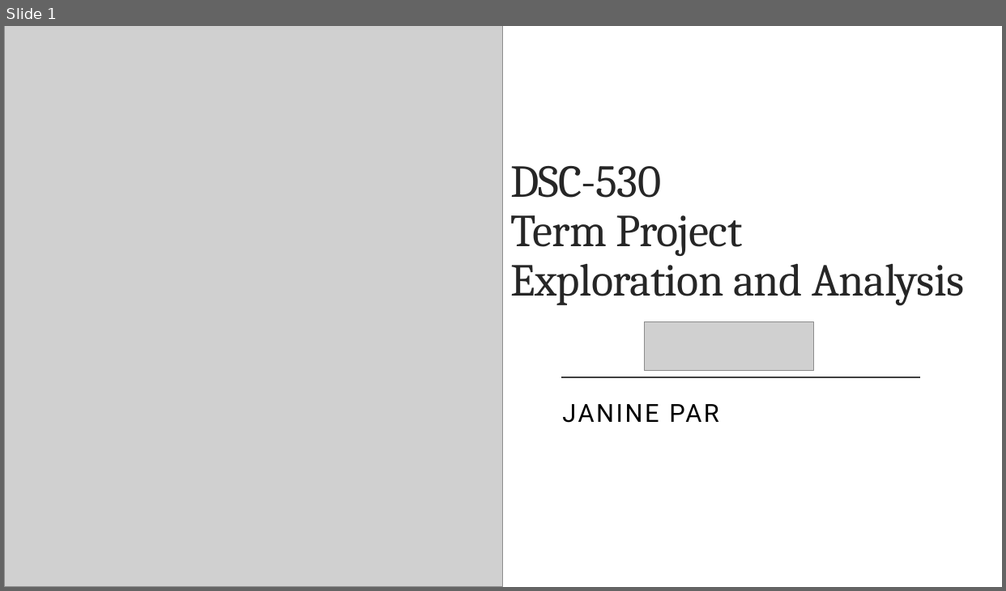
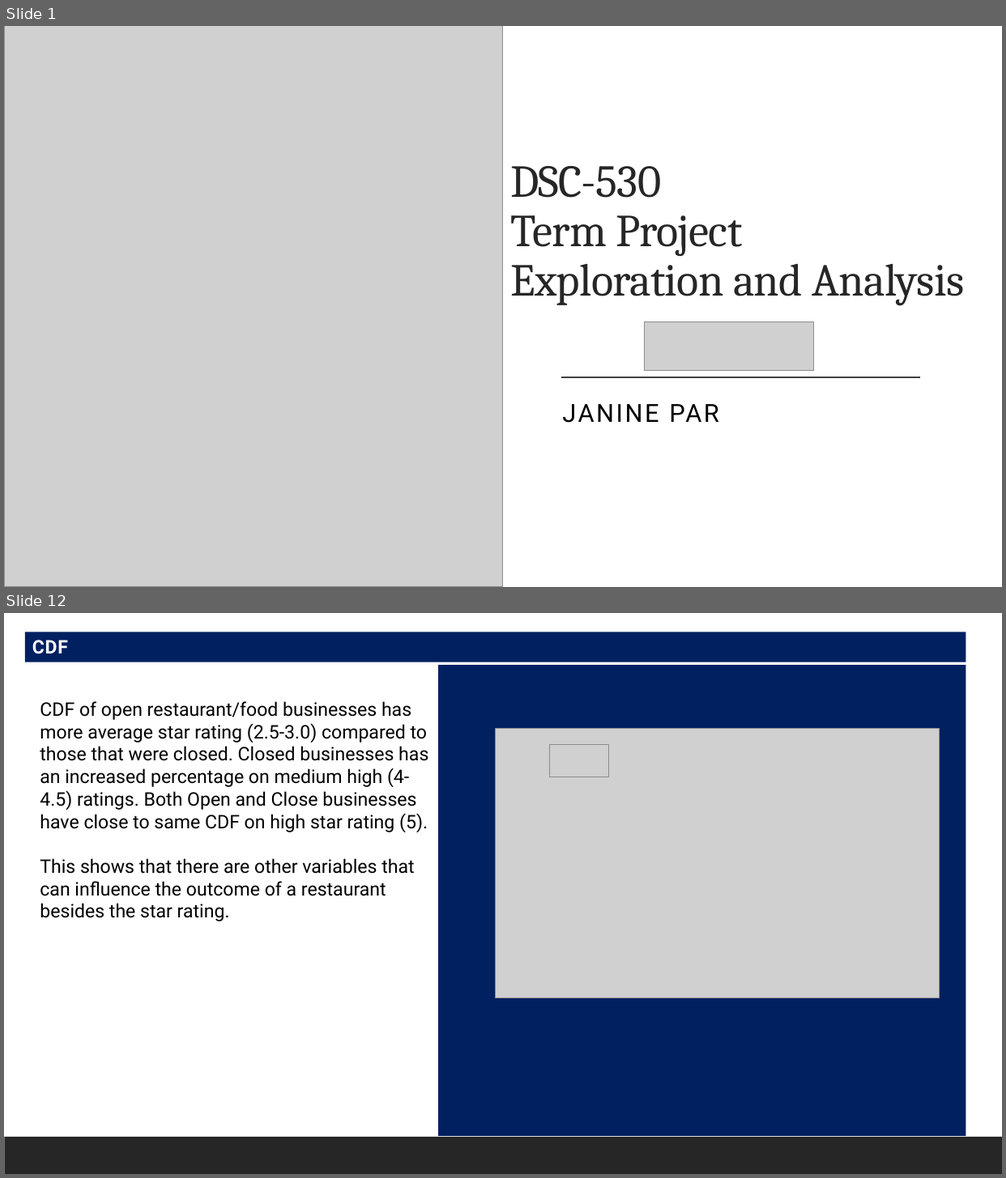
Before and after one commit to Tutay0913JP/DSC530, a slide deck: ParJanineDSC530-T303Week12_YelpDataset.pptx. Shown one above the other, each under a label of ours: slide 1 before the commit, slides 1 and 12 after it; the slides between them are not shown. The pictures are 1006x591 and 1006x1178 pixels, drawn with LibreOffice and Linux fonts; fonts in the diff are those of the drawing; grey boxes stand for pictures. Boxes give left, top, right and bottom in pixels: in the first picture for what was removed or moved away, otherwise in the second. Text is boxed around its words. In the diff, an @@ line names an element or a change of style, - is before the commit and + after.

```diff
--- a/ParJanineDSC530-T303Week12_YelpDataset.pptx
+++ b/ParJanineDSC530-T303Week12_YelpDataset.pptx
@@ slide 12 added at (x1=4, y1=613, x2=1002, y2=1174), background #FFFFFF; not listed: 1 template element that a slide beside it also shows @@
@@ rectangle added at (x1=25, y1=632, x2=966, y2=662), fill #002060, 18 pt, text #FFFFFF, bold @@
+CDF
@@ rectangle added at (x1=438, y1=665, x2=966, y2=1136), fill #002060 @@
@@ text added at (x1=40, y1=701, x2=428, y2=922), 18 pt, text #000000 @@
+CDF of open restaurant/food businesses has more average star rating (2.5-3.0) compared to those that were closed. Closed businesses has an increased percentage on medium high (4-4.5) ratings. Both Open and Close businesses have close to same CDF on high star rating (5).
+This shows that there are other variables that can influence the outcome of a restaurant besides the star rating.
@@ picture added at (x1=496, y1=728, x2=940, y2=999) @@
@@ picture added at (x1=550, y1=745, x2=609, y2=777) @@
```
Also in this commit, not shown: 3 slides changed, 12 other slides added, 9 slides removed.
